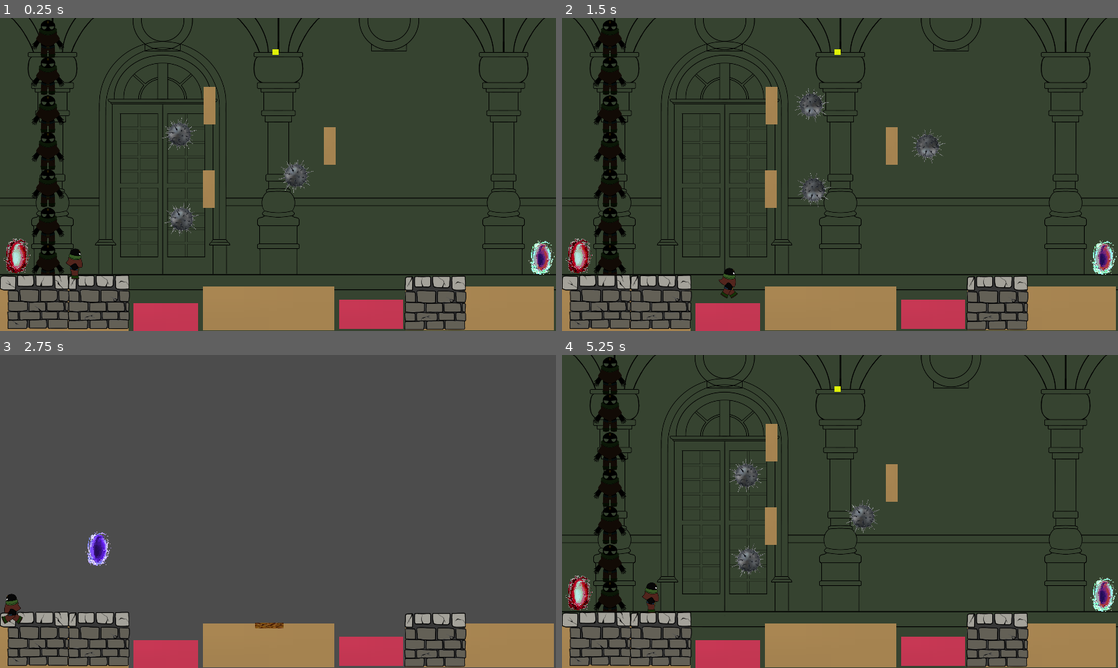
Above: before the commit, frames 1-4 (two rows, left to right).
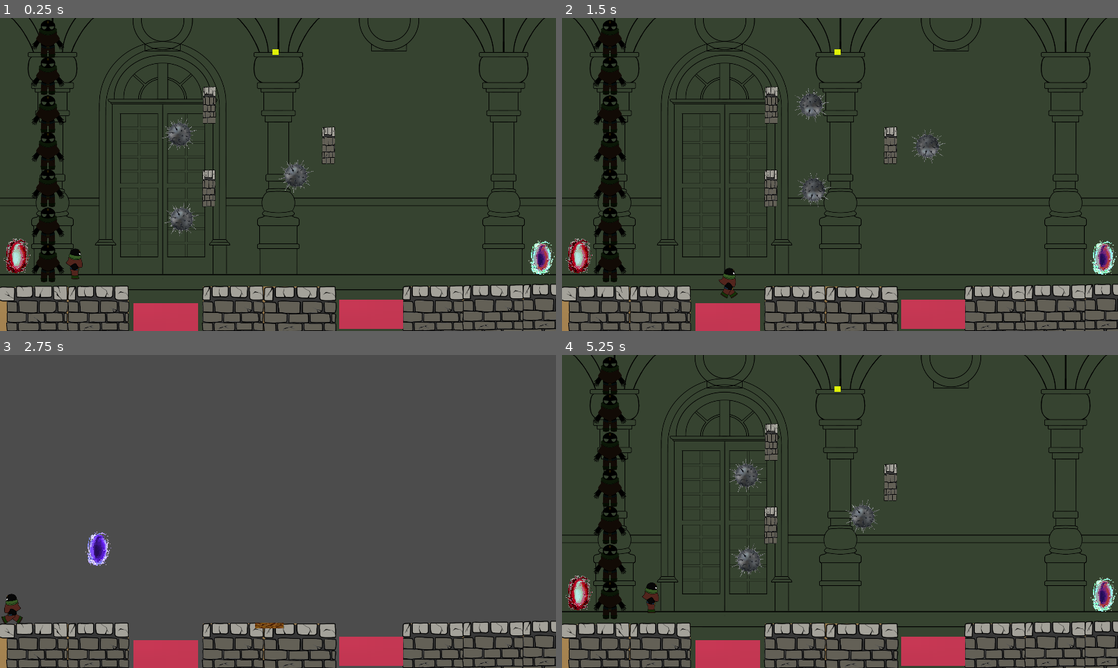
Above: after the commit, the same moments.

Repository: alaniv/GGJ2023TimelessMansion
Game: Godot game, scene res://Prototype/Levels/Level2.tscn
Same seed, same stepped clock (60 frames per second), same inputs: the game is played once before the commit and once after it. The project has no main scene, so this scene is started directly.
Inputs:
- Up to frame 1 (0.25 s): no input
- Up to frame 2 (1.5 s): tap Enter (ui_accept) at 0.5, 0.77 s; hold Right (ui_right) from 0.53 s (still down)
- Up to frame 3 (2.75 s): tap Enter (ui_accept) at 1.52 s; release Right (ui_right) at 2.03 s; hold Left (ui_left) from 2.03 s (still down)
- Up to frame 4 (5.25 s): release Left (ui_left) at 2.78 s; hold Right (ui_right) 2.78-4.28 s; tap Enter (ui_accept) at 3.02, 3.77, 4.52 s; hold Left (ui_left) 4.28-5.03 s; hold Right (ui_right) from 5.03 s (still down)

The runs differ from the first frame. In frame 1, 11% of the frame differs, in the area x 0-100%, y 21-100%; in frame 2, 11%; in frame 3, 9.6%; in frame 4, 11%.

Commit message:
toques level 2

Diff:
--- a/Prototype/Levels/Level2.tscn
+++ b/Prototype/Levels/Level2.tscn
@@ -129,6 +129,7 @@
 }
 
 [node name="Sprite" type="Sprite" parent="Eras/Era_0/Plataforma1"]
+visible = false
 modulate = Color( 0.666667, 0.537255, 0.333333, 1 )
 scale = Vector2( 20, 64.5 )
 texture = ExtResource( 1 )
@@ -136,13 +137,19 @@
 [node name="CollisionShape2D" type="CollisionShape2D" parent="Eras/Era_0/Plataforma1" groups=["Area_0_CollisionShape"]]
 shape = SubResource( 22 )
 
+[node name="Tiles1803" type="Sprite" parent="Eras/Era_0/Plataforma1"]
+position = Vector2( 1.43051e-06, -4.00001 )
+scale = Vector2( 0.207692, 0.686869 )
+texture = ExtResource( 17 )
+hframes = 3
+vframes = 4
+frame = 1
+
 [node name="Plataforma2" type="StaticBody2D" parent="Eras/Era_0"]
 position = Vector2( 1139, 442 )
-__meta__ = {
-"_edit_group_": true
-}
 
 [node name="Sprite" type="Sprite" parent="Eras/Era_0/Plataforma2"]
+visible = false
 modulate = Color( 0.666667, 0.537255, 0.333333, 1 )
 scale = Vector2( 20, 64.5 )
 texture = ExtResource( 1 )
@@ -150,19 +157,33 @@
 [node name="CollisionShape2D" type="CollisionShape2D" parent="Eras/Era_0/Plataforma2" groups=["Area_0_CollisionShape"]]
 shape = SubResource( 23 )
 
+[node name="Tiles1804" type="Sprite" parent="Eras/Era_0/Plataforma2"]
+position = Vector2( -5, -4 )
+scale = Vector2( 0.207692, 0.686869 )
+texture = ExtResource( 17 )
+hframes = 3
+vframes = 4
+frame = 1
+
 [node name="Plataforma3" type="StaticBody2D" parent="Eras/Era_0"]
 position = Vector2( 724, 302 )
-__meta__ = {
-"_edit_group_": true
-}
 
 [node name="Sprite" type="Sprite" parent="Eras/Era_0/Plataforma3"]
+visible = false
 modulate = Color( 0.666667, 0.537255, 0.333333, 1 )
 scale = Vector2( 20, 64.5 )
 texture = ExtResource( 1 )
 
 [node name="CollisionShape2D" type="CollisionShape2D" parent="Eras/Era_0/Plataforma3" groups=["Area_0_CollisionShape"]]
 shape = SubResource( 24 )
+
+[node name="Tiles1805" type="Sprite" parent="Eras/Era_0/Plataforma3"]
+position = Vector2( -1, -3 )
+scale = Vector2( 0.207692, 0.686869 )
+texture = ExtResource( 17 )
+hframes = 3
+vframes = 4
+frame = 1
 
 [node name="Portal" parent="Eras/Era_0" instance=ExtResource( 7 )]
 position = Vector2( 57, 819 )
@@ -220,6 +241,7 @@
 }
 
 [node name="Sprite" type="Sprite" parent="Eras/Era_1/Plataforma1"]
+visible = false
 modulate = Color( 0.666667, 0.537255, 0.333333, 1 )
 scale = Vector2( 20, 64.5 )
 texture = ExtResource( 1 )
@@ -227,6 +249,14 @@
 [node name="CollisionShape2D" type="CollisionShape2D" parent="Eras/Era_1/Plataforma1" groups=["Area_0_CollisionShape"]]
 shape = SubResource( 22 )
 
+[node name="Tiles1803" type="Sprite" parent="Eras/Era_1/Plataforma1"]
+position = Vector2( 1.43051e-06, -4.00001 )
+scale = Vector2( 0.207692, 0.686869 )
+texture = ExtResource( 17 )
+hframes = 3
+vframes = 4
+frame = 1
+
 [node name="Plataforma2" type="StaticBody2D" parent="Eras/Era_1"]
 position = Vector2( 1139, 442 )
 __meta__ = {
@@ -234,6 +264,7 @@
 }
 
 [node name="Sprite" type="Sprite" parent="Eras/Era_1/Plataforma2"]
+visible = false
 modulate = Color( 0.666667, 0.537255, 0.333333, 1 )
 scale = Vector2( 20, 64.5 )
 texture = ExtResource( 1 )
@@ -241,6 +272,14 @@
 [node name="CollisionShape2D" type="CollisionShape2D" parent="Eras/Era_1/Plataforma2" groups=["Area_0_CollisionShape"]]
 shape = SubResource( 23 )
 
+[node name="Tiles1804" type="Sprite" parent="Eras/Era_1/Plataforma2"]
+position = Vector2( -5, -4 )
+scale = Vector2( 0.207692, 0.686869 )
+texture = ExtResource( 17 )
+hframes = 3
+vframes = 4
+frame = 1
+
 [node name="Plataforma3" type="StaticBody2D" parent="Eras/Era_1"]
 position = Vector2( 724, 302 )
 __meta__ = {
@@ -248,12 +287,21 @@
 }
 
 [node name="Sprite" type="Sprite" parent="Eras/Era_1/Plataforma3"]
+visible = false
 modulate = Color( 0.666667, 0.537255, 0.333333, 1 )
 scale = Vector2( 20, 64.5 )
 texture = ExtResource( 1 )
 
 [node name="CollisionShape2D" type="CollisionShape2D" parent="Eras/Era_1/Plataforma3" groups=["Area_0_CollisionShape"]]
 shape = SubResource( 24 )
+
+[node name="Tiles1805" type="Sprite" parent="Eras/Era_1/Plataforma3"]
+position = Vector2( -1, -3 )
+scale = Vector2( 0.207692, 0.686869 )
+texture = ExtResource( 17 )
+hframes = 3
+vframes = 4
+frame = 1
 
 [node name="Portal3" parent="Eras/Era_1" instance=ExtResource( 7 )]
 position = Vector2( 1655, 687 )
@@ -274,9 +322,6 @@
 
 [node name="Plataforma" type="StaticBody2D" parent="ErasCommonStatics"]
 position = Vector2( 462, 937 )
-__meta__ = {
-"_edit_group_": true
-}
 
 [node name="Sprite" type="Sprite" parent="ErasCommonStatics/Plataforma"]
 modulate = Color( 0.666667, 0.537255, 0.333333, 1 )
@@ -289,13 +334,13 @@
 shape = SubResource( 1 )
 
 [node name="Tiles1800" type="Sprite" parent="ErasCommonStatics/Plataforma"]
-position = Vector2( -340, 39 )
+position = Vector2( -344, 77 )
 texture = ExtResource( 17 )
 hframes = 3
 vframes = 4
 
 [node name="Tiles1801" type="Sprite" parent="ErasCommonStatics/Plataforma"]
-position = Vector2( -122, 41 )
+position = Vector2( -124, 78 )
 texture = ExtResource( 17 )
 hframes = 3
 vframes = 4
@@ -321,7 +366,21 @@
 }
 
 [node name="Tiles1802" type="Sprite" parent="ErasCommonStatics/Plataforma2"]
-position = Vector2( 52, 46 )
+position = Vector2( 44, 79 )
+texture = ExtResource( 17 )
+hframes = 3
+vframes = 4
+frame = 1
+
+[node name="Tiles1803" type="Sprite" parent="ErasCommonStatics/Plataforma2"]
+position = Vector2( 252, 76 )
+texture = ExtResource( 17 )
+hframes = 3
+vframes = 4
+frame = 1
+
+[node name="Tiles1804" type="Sprite" parent="ErasCommonStatics/Plataforma2"]
+position = Vector2( 459, 73 )
 texture = ExtResource( 17 )
 hframes = 3
 vframes = 4
@@ -339,6 +398,21 @@
 [node name="CollisionShape2D" type="CollisionShape2D" parent="ErasCommonStatics/Plataforma4" groups=["Area_0_CollisionShape"]]
 position = Vector2( 179, 64.5 )
 shape = SubResource( 20 )
+
+[node name="Tiles1802" type="Sprite" parent="ErasCommonStatics/Plataforma4"]
+position = Vector2( 53, 80 )
+texture = ExtResource( 17 )
+hframes = 3
+vframes = 4
+frame = 1
+
+[node name="Tiles1803" type="Sprite" parent="ErasCommonStatics/Plataforma4"]
+position = Vector2( 284, 82 )
+scale = Vector2( 1.18462, 1 )
+texture = ExtResource( 17 )
+hframes = 3
+vframes = 4
+frame = 1
 
 [node name="SpikeFloor" parent="ErasCommonStatics" instance=ExtResource( 8 )]
 position = Vector2( 1130, 981 )
